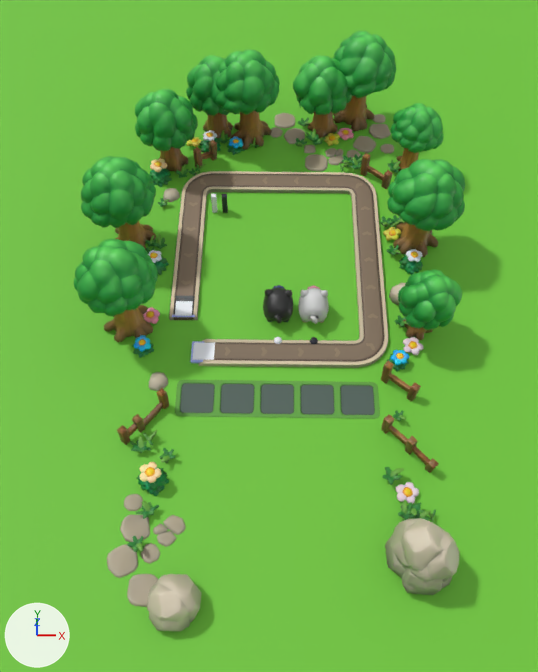
The Blender file source_files/scene.blend as it was, and as the next commit left it.
Camera for both pictures: a 50 mm lens placed at (-0.2, -23.8, 35.8), pointed at (-0.5, -2.4, 1.4). Every picture has the same lights, and +X, +Y and +Z are marked at lower left. The picture after the commit comes second.
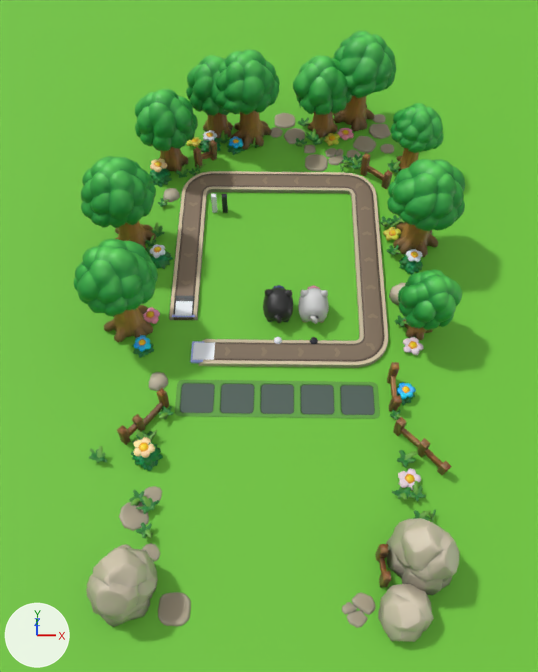
Edits to the bpy script that builds the scene:
```text
Change ob_clump_00_001:
    ob_clump_00_001.location: (-6.2, -10.22, 0.0) -> (-6.65, -8.91, 0.0)
Change ob_clump_01_002:
    ob_clump_01_002.location: (-7.33, 3.29, 0.0) -> (-7.14, 3.74, 0.0)
Change ob_clump_02_001:
    ob_clump_02_001.location: (6.65, -3.13, 0.0) -> (6.81, -5.18, 0.0)
Change ob_grass_02_002:
    ob_grass_02_002.location: (6.39, -6.53, 0.0) -> (6.24, -6.47, 0.0)
Change ob_grass_02_005:
    ob_grass_02_005.location: (5.73, -9.91, 0.0) -> (6.52, -9.0, 0.0)
Change ob_grass_02_006:
    ob_grass_02_006.location: (-6.64, -13.48, 0.0) -> (-6.3, -12.83, 0.0)
Change ob_grass_02_012:
    ob_grass_02_012.location: (-5.53, -8.95, 0.0) -> (-5.82, -6.52, 0.0)
Change ob_grass_02_020:
    ob_grass_02_020.location: (-7.15, 4.73, 0.0) -> (-7.39, 5.67, 0.0)
Change ob_grass_02_021:
    ob_grass_02_021.location: (6.31, -11.81, 0.0) -> (6.95, -10.81, 0.0)
Change ob_fence_03_001:
    ob_fence_03_001.location: (7.09, -5.26, 0.0) -> (6.12, -5.87, 0.0)
    ob_fence_03_001.rotation_euler: (0.0, 0.0, 2.476) -> (0.0, 0.0, 1.574)  # degrees (0, 0, 142) -> degrees (0, 0, 90)
Change ob_grass_03_001:
    ob_grass_03_001.location: (-6.17, -11.81, 0.0) -> (-6.17, -14.47, 0.0)
Change ob_grass_03_005:
    ob_grass_03_005.location: (6.6, -11.6, 0.0) -> (6.17, -10.83, 0.0)
Change ob_path_00_001:
    ob_path_00_001.location: (-6.87, -12.64, 0.0) -> (-6.99, -12.02, 0.0)
Change ob_path_01_001:
    ob_path_01_001.location: (-7.1, -11.34, 0.0) -> (-6.18, -10.92, 0.0)
Change ob_fence_00:
    ob_fence_00.location: (5.87, -7.35, 0.0) -> (6.49, -7.48, 0.0)
Change ob_flower_00:
    ob_flower_00.location: (6.48, -10.72, 0.0) -> (6.65, -10.02, 0.0)
Change ob_grass_03:
    ob_grass_03.location: (-6.9, -8.54, 0.0) -> (-6.84, -7.97, 0.0)
    ob_grass_03.rotation_euler: (0.0, 0.0, 1.547) -> (0.0, 0.0, 2.483)  # degrees (0, 0, 89) -> degrees (0, 0, 142)
Change ob_path_05:
    ob_path_05.location: (-5.17, -12.67, 0.0) -> (3.85, -16.24, 0.0)
Change ob_rock_00:
    ob_rock_00.location: (-4.6, -16.24, 0.0) -> (5.86, -16.53, 0.0)
Add ob_grass_03_007:
    ob_grass_03_007 = bpy.data.objects.new('Grass_03.007', me_mesh_19)
    ob_grass_03_007.location = (-8.97, -9.12, 0.0)
    ob_grass_03_007.rotation_euler = (0.0, 0.0, 1.279)  # degrees (0, 0, 73)
    ob_grass_03_007.scale = (1.44, 1.44, 1.44)
Add ob_grass_03_006:
    ob_grass_03_006 = bpy.data.objects.new('Grass_03.006', me_mesh_19)
    ob_grass_03_006.location = (-6.18, -11.58, 0.0)
    ob_grass_03_006.rotation_euler = (0.0, 0.0, 2.245)  # degrees (0, 0, 129)
    ob_grass_03_006.scale = (1.44, 1.44, 1.44)
Add ob_grass_02_023:
    ob_grass_02_023 = bpy.data.objects.new('Grass_02.023', me_mesh_18)
    ob_grass_02_023.location = (-6.81, -11.21, 0.0)
    ob_grass_02_023.rotation_euler = (0.0, 0.0, -2.224)  # degrees (0, 0, -127)
    ob_grass_02_023.scale = (1.26, 1.26, 1.26)
Add ob_fence_02_001:
    ob_fence_02_001 = bpy.data.objects.new('Fence_02.001', me_mesh_23)
    ob_fence_02_001.location = (5.0, -15.22, 0.0)
    ob_fence_02_001.rotation_euler = (0.0, 0.0, 1.626)  # degrees (0, 0, 93)
Add ob_rock_02_001:
    ob_rock_02_001 = bpy.data.objects.new('Rock_02.001', me_mesh_8)
    ob_rock_02_001.location = (-6.94, -15.56, 0.0)
    ob_rock_02_001.rotation_euler = (0.0, 0.0, 2.432)  # degrees (0, 0, 139)
```

Changed parts and their boxes [x1, y1, x2, y2] in the pictures (538 x 672 px):
'Rock_00', moved
    before: [147, 574, 202, 631]
    after: [378, 584, 434, 642]
'Rock_02.001', added
    after: [86, 547, 158, 627]
'Path_05', moved
    before: [153, 515, 186, 547]
    after: [342, 592, 376, 628]
'Clump_00.001', moved
    before: [136, 462, 169, 496]
    after: [130, 437, 163, 471]
'Fence_00', moved
    before: [381, 415, 439, 473]
    after: [393, 417, 452, 475]
'Path_00.001', moved
    before: [120, 515, 150, 542]
    after: [119, 502, 149, 531]
'Fence_03.001', moved, turned
    before: [381, 361, 421, 402]
    after: [387, 362, 402, 411]
'Flower_00', moved
    before: [396, 482, 419, 504]
    after: [398, 468, 421, 490]
'Clump_02.001', moved
    before: [387, 349, 410, 372]
    after: [396, 382, 416, 405]
'Path_01.001', moved
    before: [124, 494, 143, 511]
    after: [143, 486, 162, 502]
'Clump_01.002', moved
    before: [148, 250, 169, 275]
    after: [150, 244, 173, 269]
'Grass_02.005', moved
    before: [383, 467, 404, 485]
    after: [397, 450, 418, 468]
'Fence_02.001', added
    after: [375, 544, 391, 587]
'Grass_02.021', moved
    before: [398, 500, 415, 520]
    after: [410, 481, 426, 502]
'Grass_02.006', moved
    before: [127, 536, 144, 552]
    after: [136, 522, 153, 538]
'Grass_03.005', moved
    before: [407, 502, 424, 516]
    after: [392, 487, 415, 500]
'Grass_02.012', moved
    before: [160, 448, 176, 463]
    after: [158, 406, 174, 419]
'Grass_03', moved, turned
    before: [130, 436, 151, 453]
    after: [132, 430, 153, 443]
'Grass_03.006', added
    after: [136, 496, 160, 514]
'Grass_03.001', moved (not visible afterwards)
    before: [136, 501, 159, 519]
'Grass_02.020', moved
    before: [154, 234, 167, 249]
    after: [152, 222, 165, 237]
'Grass_03.007', added
    after: [89, 446, 107, 463]
'Grass_02.023', added
    after: [129, 490, 144, 506]
'Grass_02.002', moved
    before: [393, 410, 406, 421]
    after: [390, 409, 402, 420]
